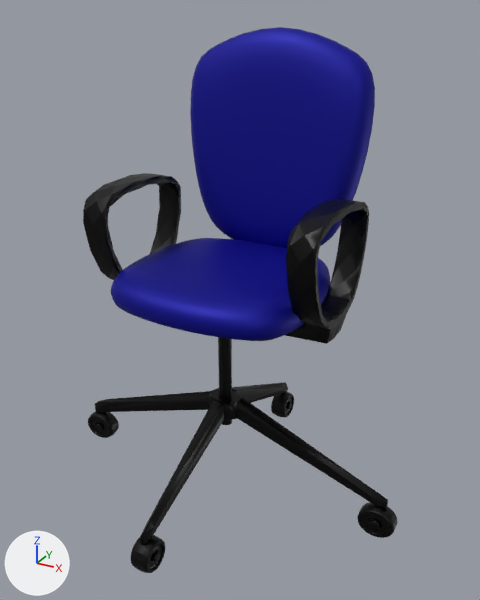
The FBX model FireSim UMNG and OTU/Assets/Art Assets/Geometry/Chair.fbx: old version first, new version second.
Rendered twice from a camera (50 mm lens) standing at (1.67, -3.17, 2.64) and looking at (-0.05, -0.03, 1.08). The lights are fixed; the arrows at lower left show +X, +Y and +Z. Where no turn or scale is listed for an object, it has been applied to the vertices.

In view in the first picture: 'chair:Box001', 'chair:Box002', 'chair:Line001', 'chair:Object003'.
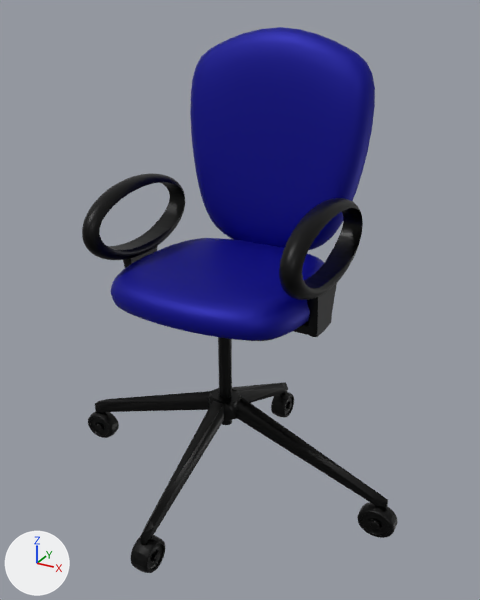
Pixel boxes (x1, y1, x2, y2) of what changed, in the pictures (480 x 600 px):
'chair:Line001', deleted (black)
    before: (83, 173, 369, 344)
'Torus', added (black)
    after: (279, 198, 363, 337)
'Torus.001', added (black)
    after: (82, 173, 185, 268)

What changed in the scene script:
```text
Add mat_chair_wire_000000001_001:
    mat_chair_wire_000000001_001 = principled_material('chair:wire_000000001.001')
    mat_chair_wire_000000001_001.base_color = (0.0, 0.0, 0.0)  # black #000000
    mat_chair_wire_000000001_001.metallic = 0.5
    mat_chair_wire_000000001_001.roughness = 0.417
Add me_torus_003:
    me_torus_003.from_pydata(...)  # 2194 vertices, 2068 faces; spans x -0.433..0.008, y -0.606..0.348, z -0.452..0.276
    me_torus_003.materials.append(mat_chair_wire_000000001)  # black #000000
Add me_torus_004:
    me_torus_004.from_pydata(...)  # 2194 vertices, 2068 faces; spans x -0.008..0.433, y -0.348..0.606, z -0.452..0.276
    me_torus_004.materials.append(mat_chair_wire_000000001_001)  # black #000000
Remove ob_chair_line001:
    ob_chair_line001 = bpy.data.objects.new('chair:Line001', me_mesh_004)
    ob_chair_line001.location = (-0.162, -0.381, -0.291)
Add ob_torus:
    ob_torus = bpy.data.objects.new('Torus', me_torus_003)
    ob_torus.location = (0.523, 0.084, 1.454)
Add ob_torus_001:
    ob_torus_001 = bpy.data.objects.new('Torus.001', me_torus_004)
    ob_torus_001.location = (-0.8, -0.179, 1.454)
```
